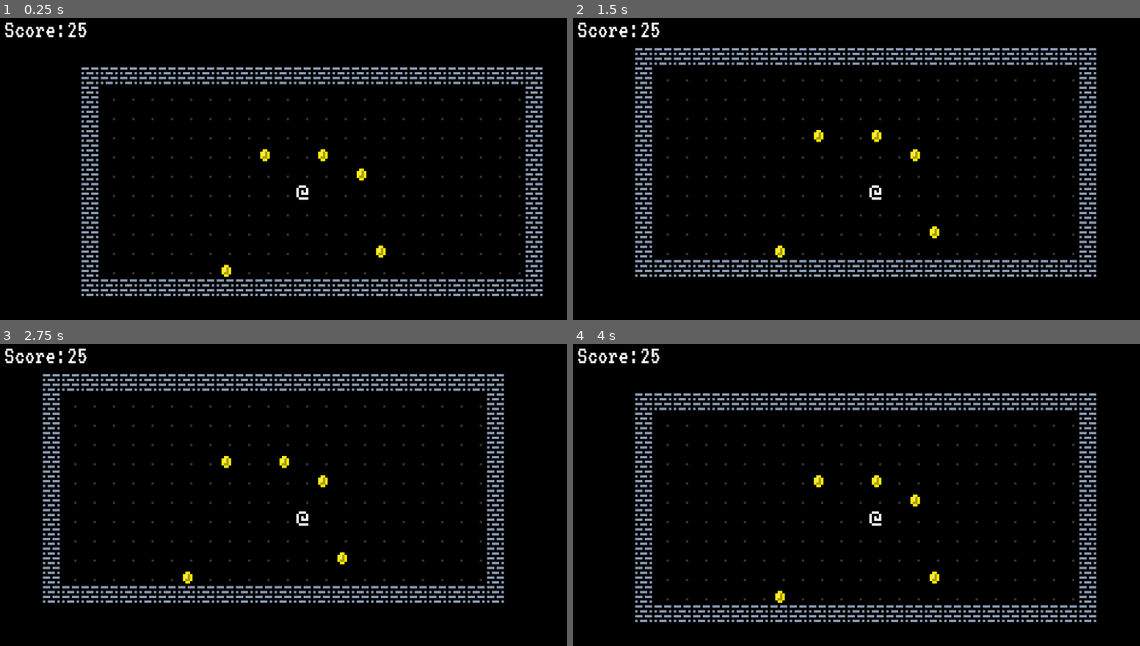
Above: before the commit, frames 1-4 (two rows, left to right).
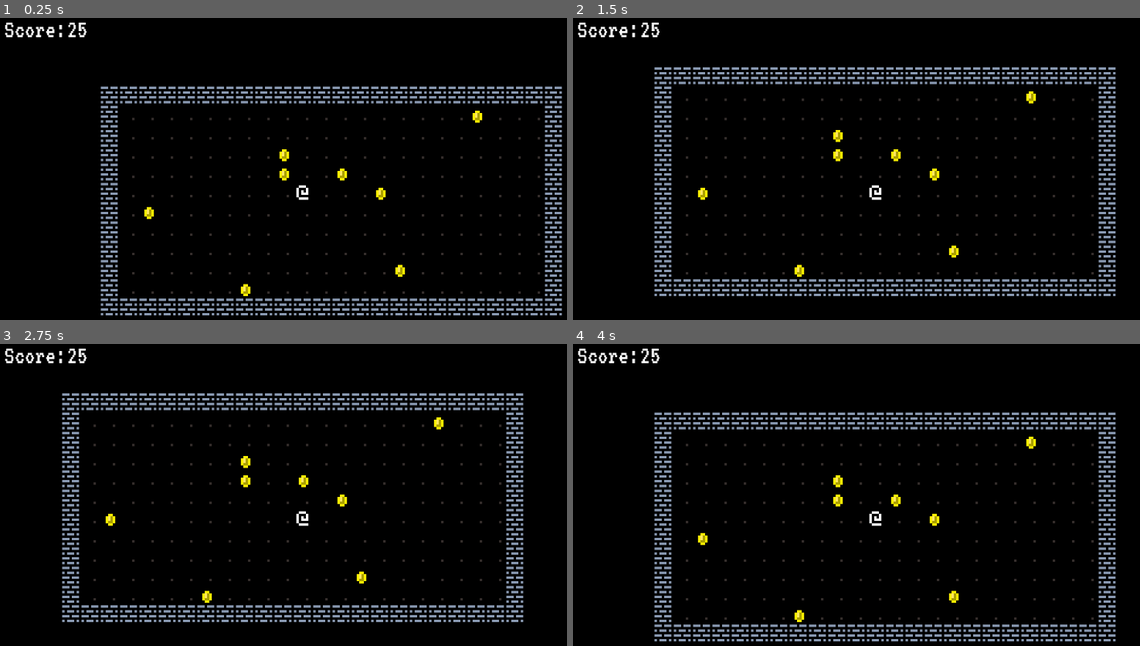
Above: after the commit, the same moments.

Repository: frankhale/godot-roguelike
Game: Godot game, scene res://scenes/Level1.tscn
Same seed, same stepped clock (60 frames per second), same inputs: the game is played once before the commit and once after it.
Inputs:
- Up to frame 1 (0.25 s): no input
- Up to frame 2 (1.5 s): tap Enter at 0.5 s; hold Right (ui_right) 0.53-1.28 s; tap Space at 1.25 s; hold Down (ui_down) from 1.28 s (still down)
- Up to frame 3 (2.75 s): tap Enter at 2 s; release Down (ui_down) at 2.03 s; hold Right (ui_right) from 2.03 s (still down)
- Up to frame 4 (4 s): tap Space at 2.75 s; release Right (ui_right) at 2.78 s; hold Up (ui_up) 2.78-3.53 s; tap Enter at 3.5 s; hold Left (ui_left) from 3.53 s (still down)

The runs differ from the first frame. In frame 1, 14% of the frame differs, in the area x 14-100%, y 16-99%; in frame 2, 13%; in frame 3, 13%; in frame 4, 14%.

Commit message:
change player to kinematicbody2d; play sounds on coin pickup and collision

Diff:
--- a/global.gd
+++ b/global.gd
@@ -1,11 +1,16 @@
 extends Node
 
 var player_score = 0
+var music_player
 signal update_player_score(value)
+signal play_music(path)
 
 func _ready():
 	print("Global is ready!")
 	Global.connect("update_player_score", self, "update_score")
+	Global.connect("play_music", self, "play_music")
+	music_player = AudioStreamPlayer.new()
+	add_child(music_player)
 
 onready var HUD_score_label = get_tree().get_current_scene().get_node("HUD/Score")
 
@@ -14,3 +19,12 @@
 	var ps = "player score = %s"
 	print(ps % player_score)
 	HUD_score_label.emit_signal("update_score_label", player_score)
+
+func play_music(path):
+	print("playing music")
+	var stream = load(path)
+	music_player.set_stream(stream)
+	#music_player.volume_db = 0.1
+	#music_player.pitch_scale = 1
+	music_player.set_volume_db(linear2db(0.3))
+	music_player.play()
--- a/prefabs/Coin.gd
+++ b/prefabs/Coin.gd
@@ -6,3 +6,4 @@
 	queue_free()
 	print("player picks up coin")
 	Global.emit_signal("update_player_score", coin_value)
+	Global.emit_signal("play_music", "res://assets/sounds/coin.wav")
--- a/prefabs/Player.gd
+++ b/prefabs/Player.gd
@@ -1,4 +1,4 @@
-extends Node2D
+extends KinematicBody2D
 
 var tile_size = 32
 var inputs = {"ui_right": Vector2.RIGHT,
@@ -7,10 +7,6 @@
 			"ui_down": Vector2.DOWN}
 
 onready var ray = $RayCast2D
-
-func _ready():
-	position = position.snapped(Vector2(tile_size, tile_size))
-	position += Vector2.ONE * tile_size/2
 
 func _unhandled_input(event):
 	for dir in inputs.keys():
@@ -21,4 +17,6 @@
 	ray.cast_to = inputs[dir] * tile_size
 	ray.force_raycast_update()
 	if !ray.is_colliding():
-		position += inputs[dir] * tile_size
+		var collision = move_and_collide(inputs[dir] * tile_size)
+	else:
+		Global.emit_signal("play_music", "res://assets/sounds/bump.wav")
--- a/prefabs/Player.tscn
+++ b/prefabs/Player.tscn
@@ -6,26 +6,20 @@
 [sub_resource type="RectangleShape2D" id=1]
 extents = Vector2( 16, 16 )
 
-[node name="Player" type="Node2D"]
+[node name="KinematicBody2D" type="KinematicBody2D"]
 z_index = 10
 script = ExtResource( 2 )
-__meta__ = {
-"_edit_group_": true
-}
 
-[node name="Camera2D" type="Camera2D" parent="."]
-current = true
-
-[node name="KinematicBody2D" type="KinematicBody2D" parent="."]
-collision_layer = 0
-
-[node name="CollisionShape2D" type="CollisionShape2D" parent="KinematicBody2D"]
+[node name="CollisionShape2D" type="CollisionShape2D" parent="."]
 shape = SubResource( 1 )
 
 [node name="RayCast2D" type="RayCast2D" parent="."]
 enabled = true
 cast_to = Vector2( 0, 16 )
 
+[node name="Camera2D" type="Camera2D" parent="."]
+current = true
+
 [node name="Sprite" type="Sprite" parent="."]
 texture = ExtResource( 1 )
 region_enabled = true
--- a/scenes/Level1.gd
+++ b/scenes/Level1.gd
@@ -2,6 +2,8 @@
 
 var tile_size = 32
 var rand_generate = RandomNumberGenerator.new()
+
+export (int) var number_of_coins = 10
 
 # Called when the node enters the scene tree for the first time.
 func _ready():
@@ -10,7 +12,7 @@
 	var tilemap = get_node("TileMap")
 	var floor_tiles = tilemap.get_used_cells_by_id(6)
 
-	for c in range(6):
+	for c in range(number_of_coins):
 		var random_floor_tile = rand_generate.randi_range(1,floor_tiles.size())
 		var coin = coin_resource.instance()
 		coin.position = coin.position.snapped(Vector2(tile_size, tile_size))
Not shown, added: assets/sounds/bump.wav.import
Not shown, added: assets/sounds/combat.wav.import
Not shown, added: assets/sounds/death.wav.import
Not shown, added: assets/sounds/pickup.wav.import
Not shown, added: assets/sounds/warp.wav.import
Not shown, added: assets/sounds/bump.wav
Not shown, added: assets/sounds/coin.wav
Not shown, added: assets/sounds/combat.wav
Not shown, added: assets/sounds/death.wav
Not shown, added: assets/sounds/pickup.wav
Not shown, added: assets/sounds/warp.wav
